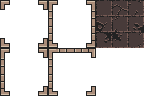
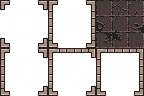
Layers edited between the first and the second 144 x 96 image:
renamed "Pasted Layer" to "ground_tileset.tiff", painted on it over [left=96, top=48, right=144, bottom=96]
